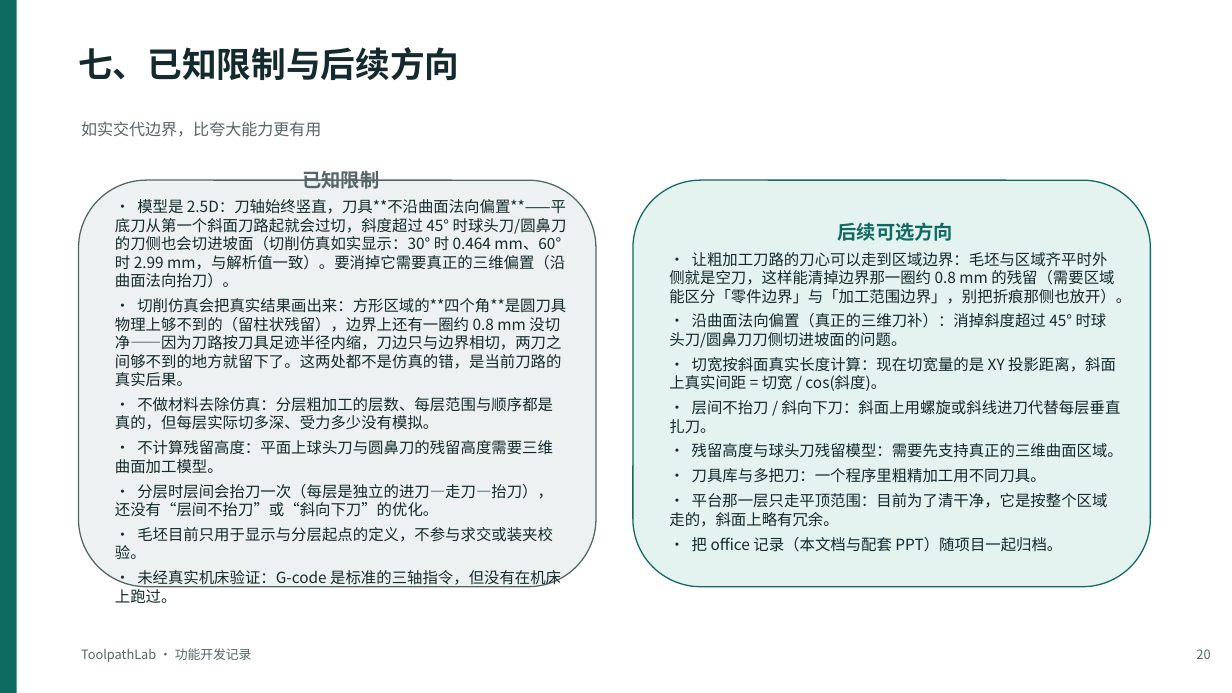
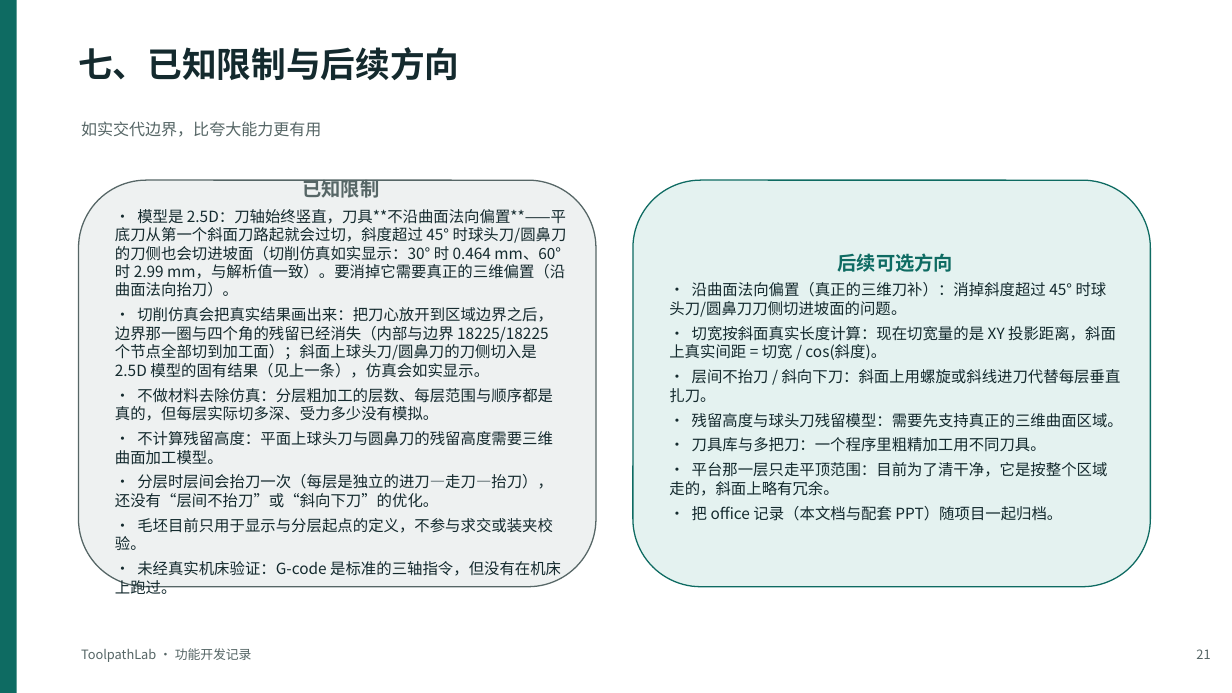
Before and after one commit to large-su/toolpath-lab, a slide deck: slide 21 of ToolpathLab-开发过程与功能介绍.pptx (slide 20 before the commit). Drawn at 1232x693 pixels with LibreOffice and Linux fonts; fonts in the diff are those of the drawing. Boxes give left, top, right and bottom in pixels: in the first picture for what was removed or moved away, otherwise in the second. Text is boxed around its words. In the diff, an @@ line names an element or a change of style, - is before the commit and + after.

Commit message:
fix(planning): 刀心走到区域边界 + 切宽自动（直径 − 1）——消掉边界那圈与四个角的残留
用户反馈：铣削后仍有几个锥型残留、边缘有一层没铣掉；要求最外层刀路离边缘的距离小于刀具半径、
切宽自动计算时比刀具直径小 1。

- **刀心边界**：区域新增 `toolpath_boundary()` / `toolpath_boundary_at()`——把**零件自己的边界外扩一个
  足迹半径**再交给策略内缩一次，于是刀心正好落在零件边界上（离边界 0 < 刀具半径）。刀边越出边界那半圈
  是空刀（毛坯竖直面与区域齐平，外面没有料），边界上因此不再留下"刀边只与边界相切、两刀之间够不到"的
  一圈料，四个角也随之外扩到位。折痕这类**加工范围**边界不放开（仍停在折痕上、不上平顶）；
  分层时料边一侧保持 x_low 不动，刀边贴住料边、不会切进已成形的一侧。
  `machining_boundary()` 仍是"加工范围"，界面轮廓与"只加工斜面段"的语义不变。
- **切宽自动**：`stepover_mm` 新增自动档（填 0，`resolve_stepover()`），按**刀具直径 − 1 mm** 算并保底
  0.1 mm；两个策略的默认值因此从 6.0 改成 0.0（自动），说明文字与提示同步更新。
- **验证**（真实刀路 + 切削仿真）：方形 80 / D6 / 切宽 4 走完后仿真顶面范围 `[0.000, 0.000]`、
  **18225/18225** 个节点全部切到加工面——改之前是 `[0, 2]`、558 个节点没切到；中线剖面与应有加工面
  偏差 +0.000 mm。刀心范围逐项核对：方形 ±40、圆形 ±40、斜坡 (60°, cap 80) x ∈ [−6.188, 40]、
  斜坡上限 200 时爬到 x = −40（zmax 138.564）；自动切宽 D6 → 5，刀线间距实测 5.000。
- **工具大于区域也能加工了**（原来报 422）：刀心走到轮廓上，刀盘盖住整块，相当于端面铣。
  相关断言按新语义更新（"按半径内缩""几何不可行"等）。
- 回归测试 263 → **265 项全过**（新增两条自动切宽）；前端几何自检 28 项全过；
  文档内容源同步（新增 3.12 节、原有 x 范围与残留结论更新、限制里"边界那圈"改成已解决），
  Word 12 页 / PPT 22 页重建后结构检查与输出自检均 pass。

```diff
--- a/ToolpathLab-开发过程与功能介绍.pptx
+++ b/ToolpathLab-开发过程与功能介绍.pptx
@@ text in rounded rectangle at [669,252,1131,304]: paragraph removed @@
-· 让粗加工刀路的刀心可以走到区域边界：毛坯与区域齐平时外侧就是空刀，这样能清掉边界那一圈约 0.8 mm 的残留（需要区域能区分「零件边界」与「加工范围边界」，别把折痕那侧也放开）。
@@ text in rounded rectangle at [115,307,553,378]: text changed @@
-· 切削仿真会把真实结果画出来：方形区域的**四个角**是圆刀具物理上够不到的（留柱状残留），边界上还有一圈约 0.8 mm 没切净——因为刀路按刀具足迹半径内缩，刀边只与边界相切，两刀之间够不到的地方就留下了。这两处都不是仿真的错，是当前刀路的真实后果。
+· 切削仿真会把真实结果画出来：把刀心放开到区域边界之后，边界那一圈与四个角的残留已经消失（内部与边界 18225/18225 个节点全部切到加工面）；斜面上球头刀/圆鼻刀的刀侧切入是 2.5D 模型的固有结果（见上一条），仿真会如实显示。
@@ text at [1196,649,1210,659]: text changed @@
-20
+21
```
Also in this commit, not shown: 5 other slides changed, 1 slide added, 13 other files.
